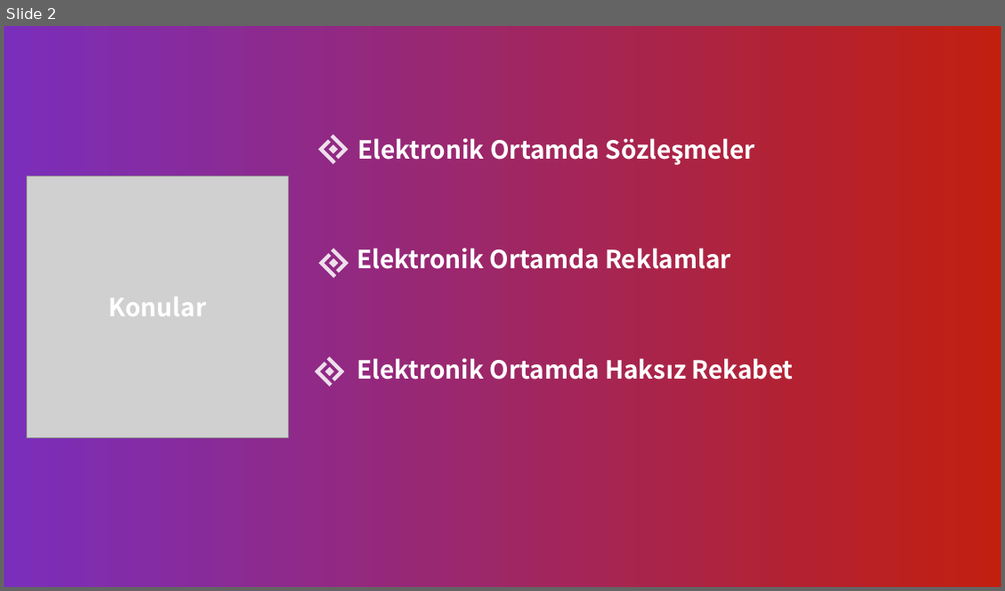
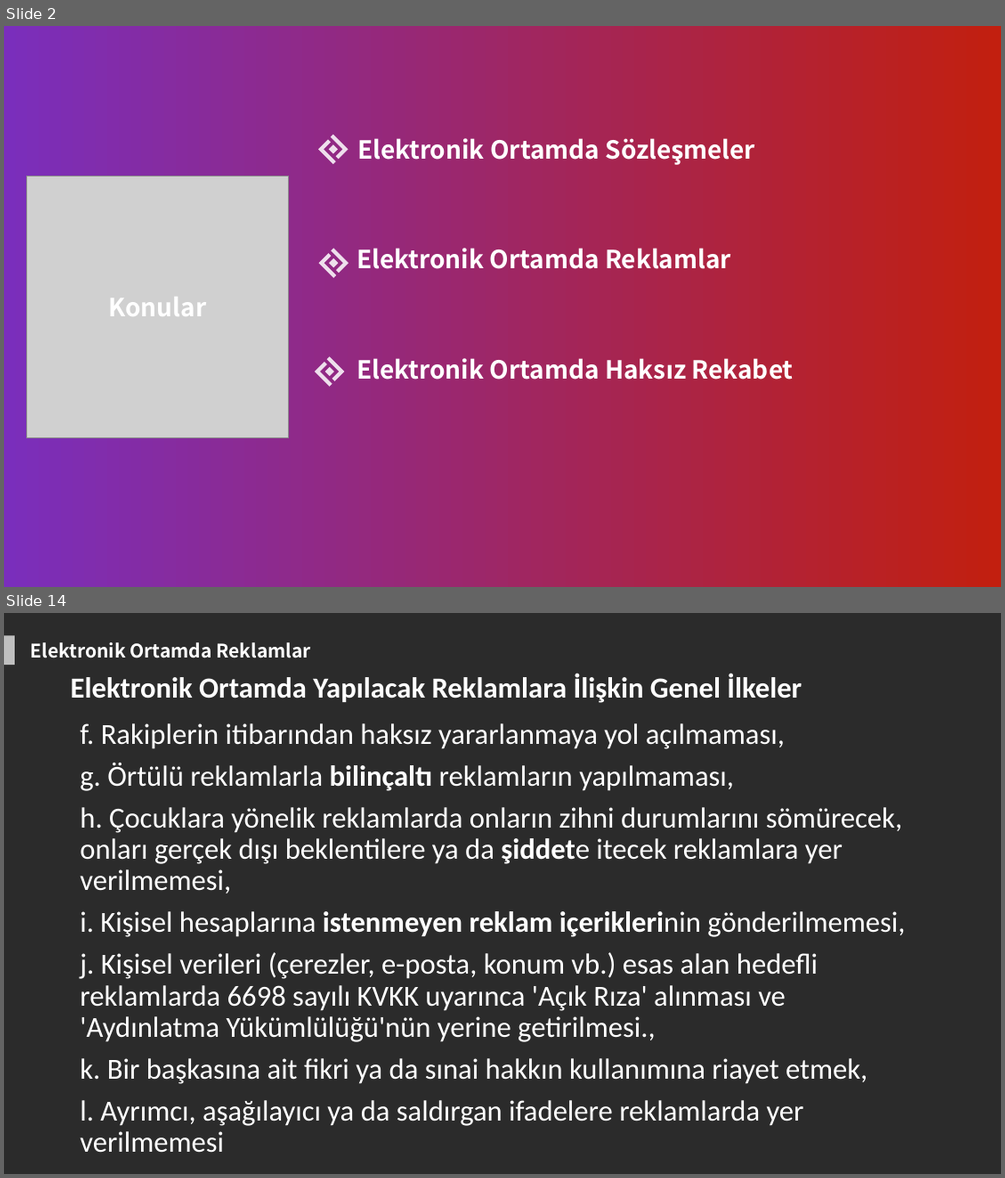
Before and after one commit to zafer-sn/MOS108-Bilisim-Hukuku, a slide deck: Hafta6/Hafta6.pptx. Shown one above the other, each under a label of ours: slide 2 before the commit, slides 2 and 14 after it; the slides between them are not shown. The pictures are 1005x591 and 1005x1178 pixels, drawn with LibreOffice and Linux fonts; fonts in the diff are those of the drawing; grey boxes stand for pictures; background and template pictures are left out; a plain dark background stands for a picture behind light text. Boxes give left, top, right and bottom in pixels: in the first picture for what was removed or moved away, otherwise in the second. Text is boxed around its words. In the diff, an @@ line names an element or a change of style, - is before the commit and + after.

```diff
--- a/Hafta6/Hafta6.pptx
+++ b/Hafta6/Hafta6.pptx
@@ slide 14 added at (4, 613, 1001, 1174), background picture (left out) @@
@@ rectangle added at (4, 635, 15, 665), fill #FFFFFF at 70% opacity @@
@@ text added at (31, 642, 311, 658), 18 pt, text #FFFFFF, bold @@
+Elektronik Ortamda Reklamlar
@@ text added at (71, 674, 801, 703), 28 pt, text #FFFFFF, bold @@
+Elektronik Ortamda Yapılacak Reklamlara İlişkin Genel İlkeler
@@ text added at (80, 723, 905, 1126), 28 pt, text #FFFFFF @@
+f. Rakiplerin itibarından haksız yararlanmaya yol açılmaması,
+g. Örtülü reklamlarla bilinçaltı reklamların yapılmaması,
+h. Çocuklara yönelik reklamlarda onların zihni durumlarını sömürecek, onları gerçek dışı beklentilere ya da şiddete itecek reklamlara yer verilmemesi,
+i. Kişisel hesaplarına istenmeyen reklam içeriklerinin gönderilmemesi,
+j. Kişisel verileri (çerezler, e-posta, konum vb.) esas alan hedefli reklamlarda 6698 sayılı KVKK uyarınca 'Açık Rıza' alınması ve 'Aydınlatma Yükümlülüğü'nün yerine getirilmesi.,
+k. Bir başkasına ait fikri ya da sınai hakkın kullanımına riayet etmek,
+l. Ayrımcı, aşağılayıcı ya da saldırgan ifadelere reklamlarda yer verilmemesi
```
Also in this commit, not shown: 3 slides changed, 21 other slides added, 29 slides removed, 1 other file.
